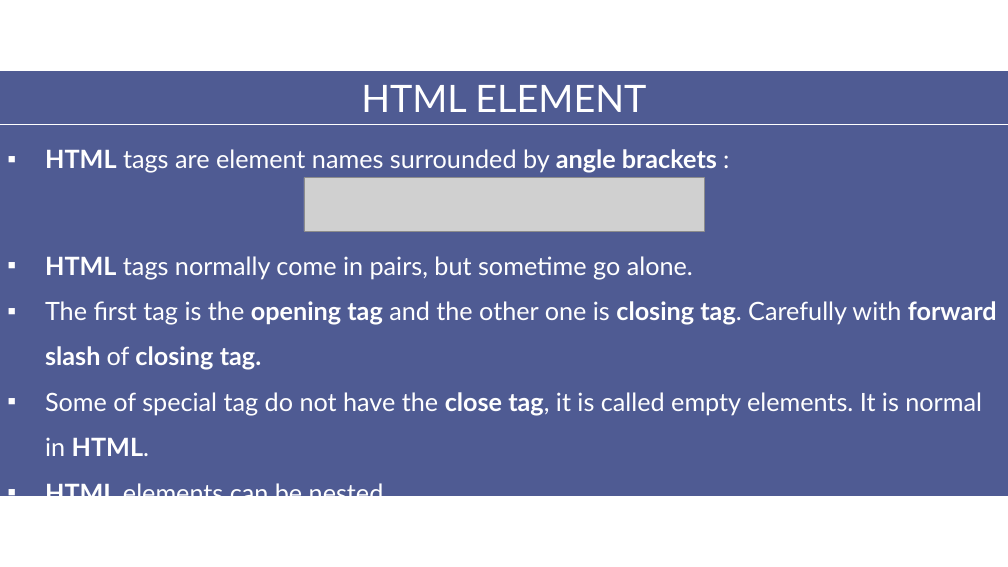
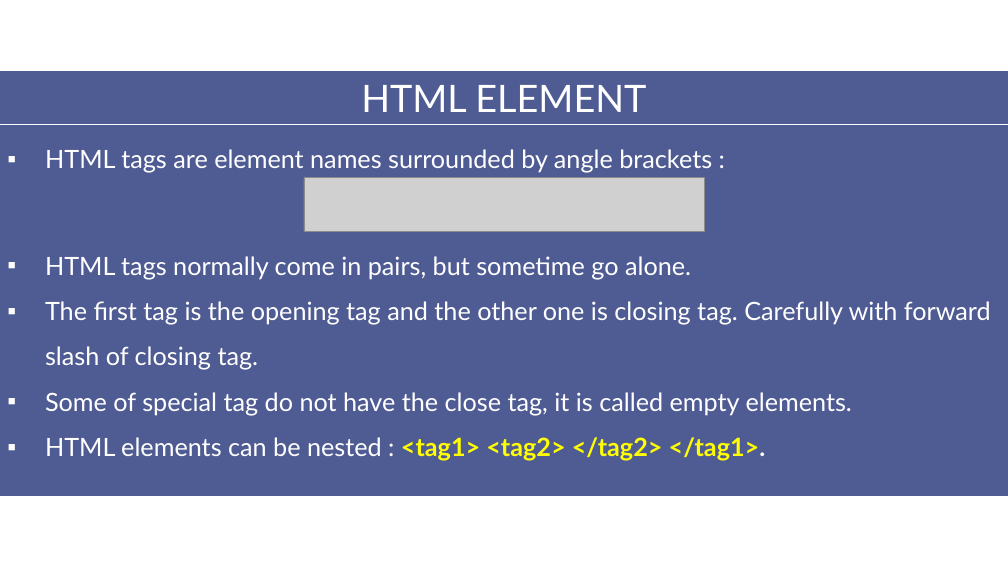
Before and after one commit to aptech-php/aptech-php-course, a slide deck: slide 5 of HTML-CSS-JS/slides/2-HTML.pptx. Drawn at 1008x567 pixels with LibreOffice and Linux fonts; fonts in the diff are those of the drawing; grey boxes stand for pictures. Boxes give left, top, right and bottom in pixels: in the first picture for what was removed or moved away, otherwise in the second. Text is boxed around its words. In the diff, an @@ line names an element or a change of style, - is before the commit and + after.

Commit message:
update html-css-js slides

```diff
--- a/HTML-CSS-JS/slides/2-HTML.pptx
+++ b/HTML-CSS-JS/slides/2-HTML.pptx
@@ text "HTML tags are element names ..." at [45, 149, 712, 173]: bold off in "HTML angle brackets" @@
@@ text at [45, 256, 991, 370]: bold off in "HTML", "opening tag closing tag. forward slash closing ..." @@
@@ text at [45, 392, 852, 461]: text changed @@
-▪ Some of special tag do not have the close tag, it is called empty elements. It is normal in HTML.
-▪ HTML elements can be nested.
+▪ Some of special tag do not have the close tag, it is called empty elements.
+▪ HTML elements can be nested : <tag1> <tag2> </tag2> </tag1>.
```
Also in this commit, not shown: 4 other slides changed, 8 slides added, 11 slides removed, 21 other files.
